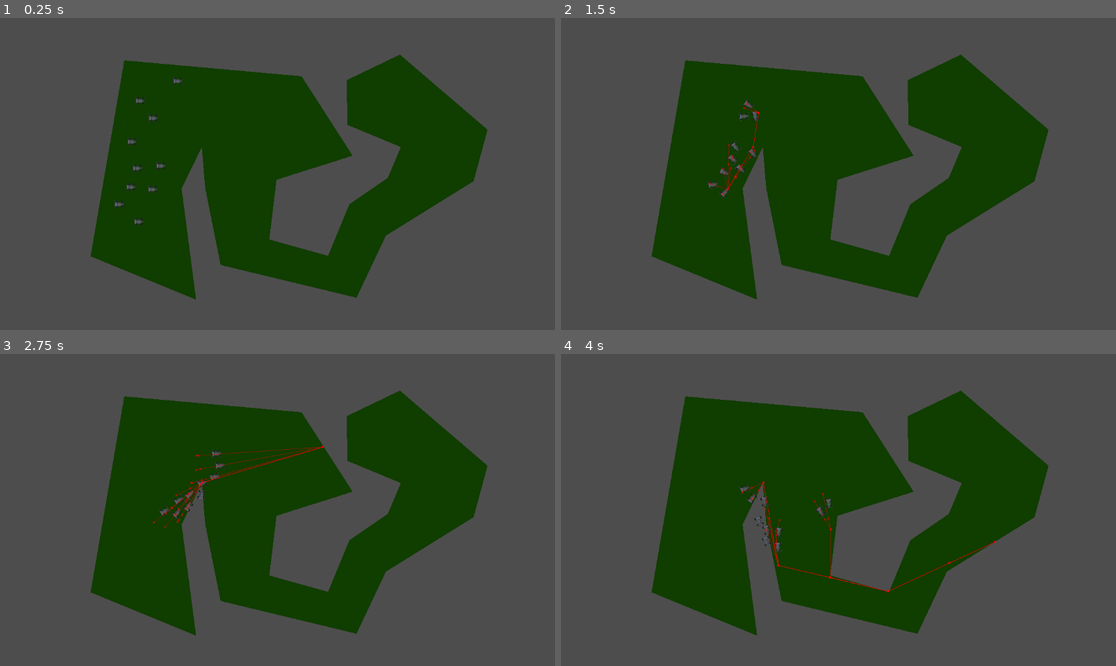
Above: before the commit, frames 1-4 (two rows, left to right).
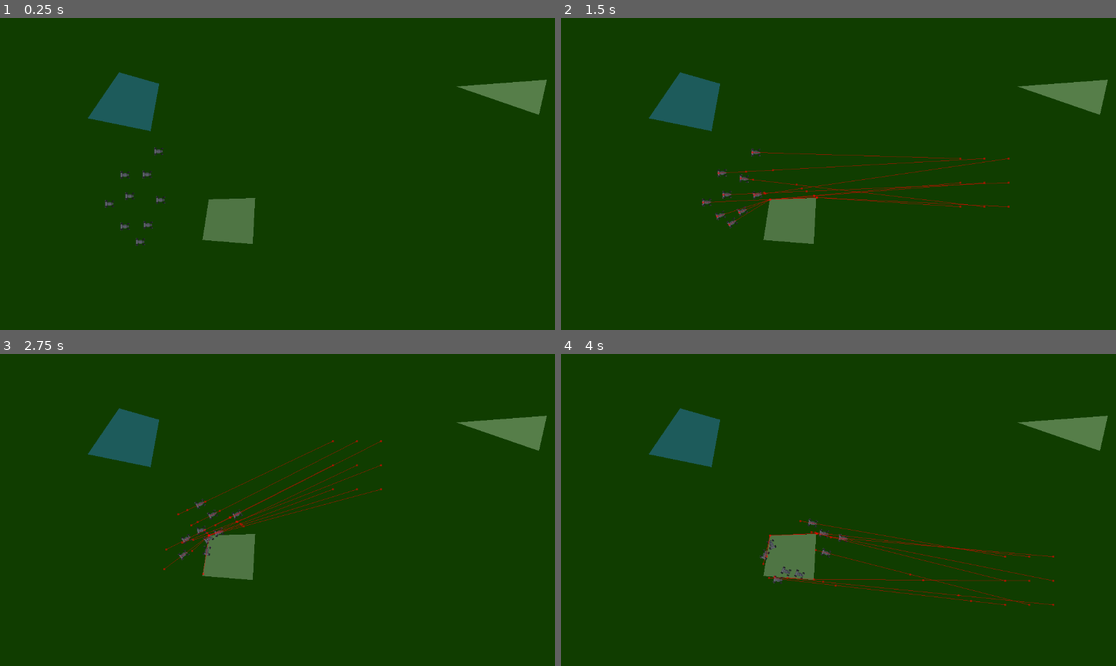
Above: after the commit, the same moments.

Repository: shaninalex/godot-learning-navmesh
Game: Godot game, scene res://world.tscn
Two runs of this game, one before a commit and one after it. Both use one fixed random seed, a clock stepped at 60 frames per second and the inputs below.
Inputs (mouse positions are in pixels of both pictures, inside the frame that each line leads up to):
- Up to frame 1 (0.25 s): no input
- Up to frame 2 (1.5 s): tap Enter at 0.5 s; move the mouse to (960, 158) at 0.52 s; click (960, 158) at 0.67 s; move the mouse to (727, 189) at 1.27 s; click (727, 189) at 1.42 s
- Up to frame 3 (2.75 s): move the mouse to (333, 441) at 2.02 s; click (333, 441) at 2.17 s
- Up to frame 4 (4 s): move the mouse to (810, 572) at 2.77 s; click (810, 572) at 2.92 s; move the mouse to (1005, 556) at 3.52 s; click (1005, 556) at 3.67 s

The runs differ from the first frame. In frame 1, 70% of the frame differs, in the area x 0-100%, y 0-100%; in frame 2, 70%; in frame 3, 70%; in frame 4, 70%.

Commit message:
group move script

Diff:
--- a/CharacterBody2D.gd
+++ /dev/null
@@ -1,40 +0,0 @@
-extends CharacterBody2D
-
-
-@onready var agent = $NavigationAgent2D
-@onready var sprite = $Sprite2D
-
-var ROTATION_SPEED = 10
-var SPEED = 100
-var targ: Vector2
-
-
-#func _ready():
-#	targ = Vector2(800, 150)
-#	update_target_position(targ)
-
-
-func _process(delta):
-	if position.distance_to(targ) > 10:
-		var curLoc = global_transform.origin
-		var nextLoc = agent.get_next_path_position()
-		var newVel = (nextLoc - curLoc).normalized() * SPEED
-		velocity = newVel
-
-		#
-		self.rotation = lerp_angle(self.rotation, curLoc.angle_to_point(nextLoc), delta * ROTATION_SPEED);
-
-		# sprite.rotate()
-		move_and_slide()
-
-
-func _input(event):
-   # Mouse in viewport coordinates.
-	if event is InputEventMouseButton:
-		print("Mouse Click/Unclick at: ", event.position)
-		targ = event.position
-		update_target_position(targ)
-
-
-func update_target_position(target):
-	agent.set_target_position(target)
--- /dev/null
+++ b/group_move.gd
@@ -0,0 +1,46 @@
+extends Node
+
+@onready var units_group = []
+var target_position: Vector2
+var format_spacing = 5
+
+# Called when the node enters the scene tree for the first time.
+func _ready():
+	pass # Replace with function body.
+
+
+# Called every frame. 'delta' is the elapsed time since the previous frame.
+func _process(delta):
+	pass
+
+
+func _input(event):
+	if event is InputEventMouseButton:
+		target_position = event.position
+		units_group = get_children()
+
+		# calculate square with offset between units
+		var num_units = units_group.size()
+		print(num_units)
+		var num_rows = ceil(sqrt(num_units))
+		var num_columns = ceil(num_units / num_rows)
+		var square_width = num_columns * 50 # units_group[0].width()
+		var square_height = num_rows * 50 # units_group[0].height()
+		var horizontal_spacing = square_width / num_columns
+		var vertical_spacing = square_height / num_rows
+
+		for row in range(num_rows):
+			for col in range(num_columns):
+				var unit_index = row * num_columns + col
+				if unit_index <= num_units + 1:
+					var unit = units_group[unit_index]  # Get the unit at the current index
+					# add unit position to target_position (event click)
+					var _target = target_position + Vector2(col * horizontal_spacing, row * vertical_spacing)
+					unit.target = _target
+					#unit.position.y =
+				else:
+					break
+
+		#for unit in units_group:
+		#	unit.target = event.position
+		#print("Mouse Click/Unclick at: ", event.position)
--- a/unit001.gd
+++ b/unit001.gd
@@ -3,13 +3,13 @@
 
 @onready var agent = $NavigationAgent2D
 @onready var sprite = $Sprite2D
+@onready var target: Vector2
 
 var ROTATION_SPEED = 10
 var SPEED = 100
-var targ: Vector2
 
 func _process(delta):
-	if position.distance_to(targ) > 10:
+	if position.distance_to(target) > 0.2:
 		var curLoc = global_transform.origin
 		var nextLoc = agent.get_next_path_position()
 		var newVel = (nextLoc - curLoc).normalized() * SPEED
@@ -19,11 +19,9 @@
 
 func _input(event):
    # Mouse in viewport coordinates.
-	if event is InputEventMouseButton:
-		print("Mouse Click/Unclick at: ", event.position)
-		targ = event.position
-		update_target_position(targ)
+	print(target)
+	if target:
+		update_target_position(target)
 
-
-func update_target_position(target):
-	agent.set_target_position(target)
+func update_target_position(__target):
+	agent.set_target_position(__target)
--- a/unit001.tscn
+++ b/unit001.tscn
@@ -14,6 +14,11 @@
 texture = ExtResource("1_fkem0")
 
 [node name="NavigationAgent2D" type="NavigationAgent2D" parent="."]
+process_thread_group = 1
+process_thread_group_order = 0
+process_thread_messages = 3
+path_metadata_flags = 3
+avoidance_enabled = true
 debug_enabled = true
 debug_use_custom = true
 debug_path_custom_color = Color(1, 0, 0, 0.505882)
--- a/world.tscn
+++ b/world.tscn
@@ -1,51 +1,73 @@
-[gd_scene load_steps=3 format=3 uid="uid://57o7akbdanwm"]
+[gd_scene load_steps=4 format=3 uid="uid://57o7akbdanwm"]
 
+[ext_resource type="Script" path="res://group_move.gd" id="1_t5u4s"]
 [ext_resource type="PackedScene" uid="uid://c7403jh33dhf4" path="res://unit001.tscn" id="3_dfdea"]
 
 [sub_resource type="NavigationPolygon" id="NavigationPolygon_db8hc"]
-vertices = PackedVector2Array(509, -79, 688, 88, 585, 43, 242, 216, 256, 190, 241, 316, 229, 281, 102, 119, 92, 49, 308, -29, 412, 146, 128, 220, -61, -57, 40, 32, 55, 201, 84, 433, -129, 338, -1, 101, 468, 52, 402, -27, 403, 74, 518, 119, 573, 96, 664, 188, 486, 308, 498, 182, 361, 345, 413, 243, 425, 434, 140, 370, 133, 291, 109, 218, 81, 120)
-polygons = Array[PackedInt32Array]([PackedInt32Array(0, 1, 2), PackedInt32Array(3, 4, 5, 6), PackedInt32Array(7, 8, 9, 10, 4, 11), PackedInt32Array(12, 9, 8, 13), PackedInt32Array(14, 15, 16, 17), PackedInt32Array(0, 2, 18, 19), PackedInt32Array(20, 19, 18, 21), PackedInt32Array(21, 18, 22), PackedInt32Array(22, 2, 1, 23), PackedInt32Array(21, 22, 23, 24, 25), PackedInt32Array(26, 27, 25, 24, 28), PackedInt32Array(26, 28, 29, 5), PackedInt32Array(6, 5, 29, 30), PackedInt32Array(30, 29, 31), PackedInt32Array(11, 30, 31, 7), PackedInt32Array(12, 13, 17), PackedInt32Array(16, 12, 17), PackedInt32Array(14, 17, 32), PackedInt32Array(7, 14, 32), PackedInt32Array(7, 32, 8), PackedInt32Array(11, 4, 3)])
-outlines = Array[PackedVector2Array]([PackedVector2Array(102, 119, 109, 218, 140, 370, 425, 434, 486, 308, 664, 188, 688, 88, 509, -79, 402, -27, 403, 74, 518, 119, 498, 182, 413, 243, 361, 345, 241, 316, 256, 190, 412, 146, 308, -29, -61, -57, -129, 338, 84, 433, 55, 201), PackedVector2Array(40, 32, -1, 101, 81, 120, 92, 49), PackedVector2Array(128, 220, 242, 216, 229, 281, 133, 291), PackedVector2Array(468, 52, 573, 96, 585, 43)])
+vertices = PackedVector2Array(667.303, 49.3581, 537.743, 58.9555, 107.27, 52.7857, 47.366, 36.333, -121.898, -36.333, 673.572, -37.7041, 674.965, 401.034, 656.158, 97.3451, 244.492, 215.942, 93.3389, 122.71, 176.926, 218.684, 240.313, 281.067, -121.201, 400.349, 167.871, 276.954, 2.78622, 102.144)
+polygons = Array[PackedInt32Array]([PackedInt32Array(0, 1, 2, 3, 4, 5), PackedInt32Array(0, 5, 6), PackedInt32Array(7, 0, 6), PackedInt32Array(2, 1, 7, 6, 8, 9), PackedInt32Array(9, 8, 10), PackedInt32Array(11, 8, 6), PackedInt32Array(11, 6, 12, 13), PackedInt32Array(4, 3, 14), PackedInt32Array(12, 4, 14), PackedInt32Array(13, 12, 14, 9, 10)])
+outlines = Array[PackedVector2Array]([PackedVector2Array(674.965, 401.034, 673.572, -37.7041, -121.898, -36.333, -121.201, 400.349), PackedVector2Array(47.366, 36.333, 2.78622, 102.144, 93.3389, 122.71, 107.27, 52.7857), PackedVector2Array(176.926, 218.684, 244.492, 215.942, 240.313, 281.067, 167.871, 276.954), PackedVector2Array(537.743, 58.9555, 656.158, 97.3451, 667.303, 49.3581)])
 
 [node name="Node2D" type="Node2D"]
 metadata/_edit_horizontal_guides_ = []
 
 [node name="Polygon2D" type="Polygon2D" parent="."]
+position = Vector2(-337, -140)
+scale = Vector2(1.632, 1.40421)
 color = Color(0.0627451, 0.239216, 0, 1)
-polygon = PackedVector2Array(188, 495, 407, 585, 377, 354, 419, 268, 426, 354, 458, 513, 740, 581, 801, 452, 983, 339, 1012, 232, 830, 76, 720, 129, 721, 222, 832, 268, 805, 332, 725, 387, 681, 494, 559, 460, 574, 336, 732, 286, 626, 121, 258, 88)
+polygon = PackedVector2Array(192, 630, 1018, 631, 1017, 78, 194, 80)
+
+[node name="Polygon2D3" type="Polygon2D" parent="Polygon2D"]
+position = Vector2(491, 395)
+color = Color(0.309804, 0.458824, 0.266667, 1)
+polygon = PackedVector2Array(-19, -27, 40, -29, 37, 39, -27, 33)
+
+[node name="NavigationObstacle2D" type="NavigationObstacle2D" parent="Polygon2D/Polygon2D3"]
+
+[node name="Polygon2D2" type="Polygon2D" parent="Polygon2D"]
+position = Vector2(866, 212)
+color = Color(0.337255, 0.498039, 0.290196, 1)
+polygon = PackedVector2Array(-79, -11, 36, -21, 26, 31)
+
+[node name="Polygon2D" type="Polygon2D" parent="Polygon2D"]
+position = Vector2(374, 228)
+scale = Vector2(1, 1.00136)
+color = Color(0.117647, 0.360784, 0.360784, 1)
+polygon = PackedVector2Array(-56, 19.9729, -16, -47.935, 35, -30.9581, 24, 38.9472)
 
 [node name="NavigationRegion2D" type="NavigationRegion2D" parent="."]
 show_behind_parent = true
 top_level = true
-position = Vector2(318, 148)
+position = Vector2(180, 58)
+scale = Vector2(1.43563, 1.45873)
 navigation_polygon = SubResource("NavigationPolygon_db8hc")
 
-[node name="unit001" parent="." instance=ExtResource("3_dfdea")]
-position = Vector2(274, 257)
+[node name="All units are here" type="Node" parent="."]
+script = ExtResource("1_t5u4s")
 
-[node name="unit002" parent="." instance=ExtResource("3_dfdea")]
-position = Vector2(369, 131)
+[node name="unit010" parent="All units are here" instance=ExtResource("3_dfdea")]
+position = Vector2(329, 277)
 
-[node name="unit003" parent="." instance=ExtResource("3_dfdea")]
-position = Vector2(285, 312)
+[node name="unit001" parent="All units are here" instance=ExtResource("3_dfdea")]
+position = Vector2(259, 326)
 
-[node name="unit004" parent="." instance=ExtResource("3_dfdea")]
-position = Vector2(317, 356)
+[node name="unit002" parent="All units are here" instance=ExtResource("3_dfdea")]
+position = Vector2(333, 378)
 
-[node name="unit005" parent="." instance=ExtResource("3_dfdea")]
-position = Vector2(247, 387)
+[node name="unit003" parent="All units are here" instance=ExtResource("3_dfdea")]
+position = Vector2(259, 433)
 
-[node name="unit006" parent="." instance=ExtResource("3_dfdea")]
-position = Vector2(288, 423)
+[node name="unit004" parent="All units are here" instance=ExtResource("3_dfdea")]
+position = Vector2(307, 430)
 
-[node name="unit007" parent="." instance=ExtResource("3_dfdea")]
-position = Vector2(272, 351)
+[node name="unit005" parent="All units are here" instance=ExtResource("3_dfdea")]
+position = Vector2(269, 370)
 
-[node name="unit008" parent="." instance=ExtResource("3_dfdea")]
-position = Vector2(334, 307)
+[node name="unit006" parent="All units are here" instance=ExtResource("3_dfdea")]
+position = Vector2(227, 386)
 
-[node name="unit009" parent="." instance=ExtResource("3_dfdea")]
-position = Vector2(291, 172)
+[node name="unit007" parent="All units are here" instance=ExtResource("3_dfdea")]
+position = Vector2(305, 325)
 
-[node name="unit010" parent="." instance=ExtResource("3_dfdea")]
-position = Vector2(318, 208)
+[node name="unit008" parent="All units are here" instance=ExtResource("3_dfdea")]
+position = Vector2(291, 465)
